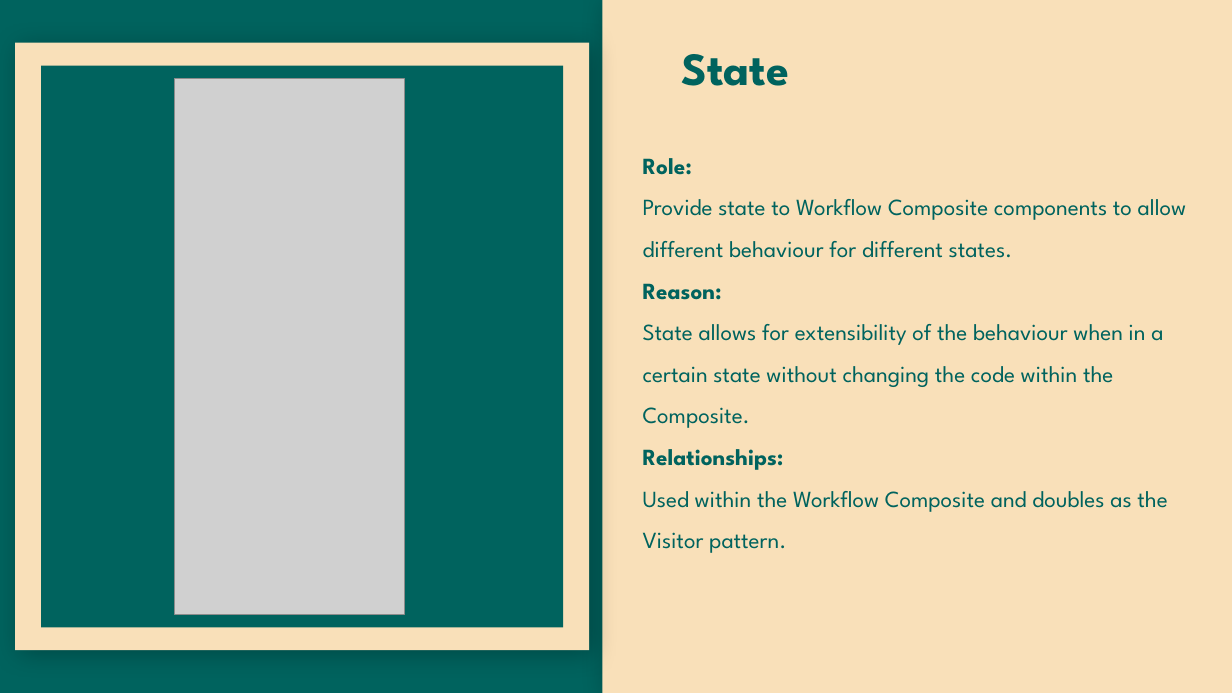
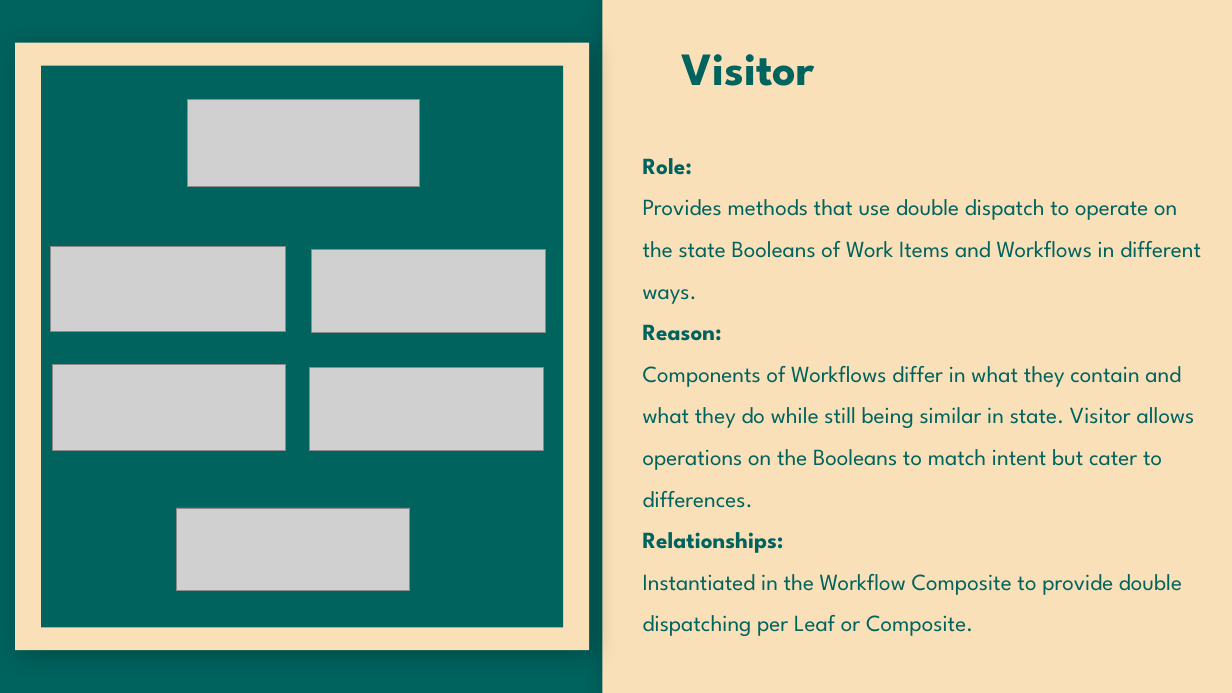
Before and after one commit to yashGhela/cos214prac6, a slide deck: slide 10 of Presentation/TIVIDY-Presentation.pptx (slide 18 before the commit). Drawn at 1232x693 pixels with LibreOffice and Linux fonts; fonts in the diff are those of the drawing; grey boxes stand for pictures; background and template pictures are left out. Boxes give left, top, right and bottom in pixels: in the first picture for what was removed or moved away, otherwise in the second. Text is boxed around its words. In the diff, an @@ line names an element or a change of style, - is before the commit and + after.

```diff
--- a/Presentation/TIVIDY-Presentation.pptx
+++ b/Presentation/TIVIDY-Presentation.pptx
@@ title at box(681, 54, 815, 86): text changed @@
-State
+Visitor
@@ picture removed at box(174, 79, 404, 614) @@
@@ picture added at box(188, 100, 421, 187) @@
@@ text at box(643, 199, 1201, 304): text changed @@
-Provide state to Workflow Composite components to allow different behaviour for different states.
+Provides methods that use double dispatch to operate on the state Booleans of Work Items and Workflows in different ways.
@@ picture added at box(51, 247, 285, 332) @@
@@ picture added at box(311, 250, 544, 333) @@
@@ picture added at box(53, 365, 286, 450) @@
@@ picture added at box(310, 367, 543, 450) @@
@@ text at box(643, 366, 1195, 508): text changed @@
-State allows for extensibility of the behaviour when in a certain state without changing the code within the Composite.
+Components of Workflows differ in what they contain and what they do while still being similar in state. Visitor allows operations on the Booleans to match intent but cater to differences.
@@ picture added at box(177, 508, 409, 592) @@
@@ text at box(643, 574, 1182, 636): text changed @@
-Used within the Workflow Composite and doubles as the Visitor pattern.
+Instantiated in the Workflow Composite to provide double dispatching per Leaf or Composite.
```
Also in this commit, not shown: 15 other slides changed, 1 slide added, 3 slides removed, 6 other files.
